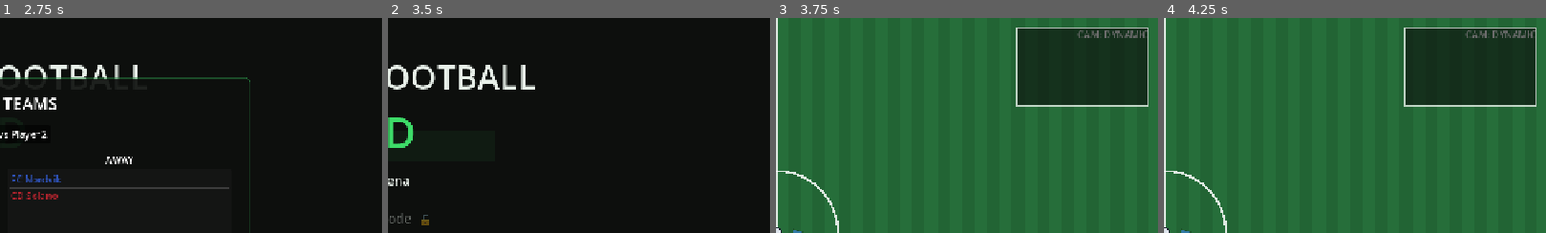
Above: before the commit, frames 1-4 (left to right).
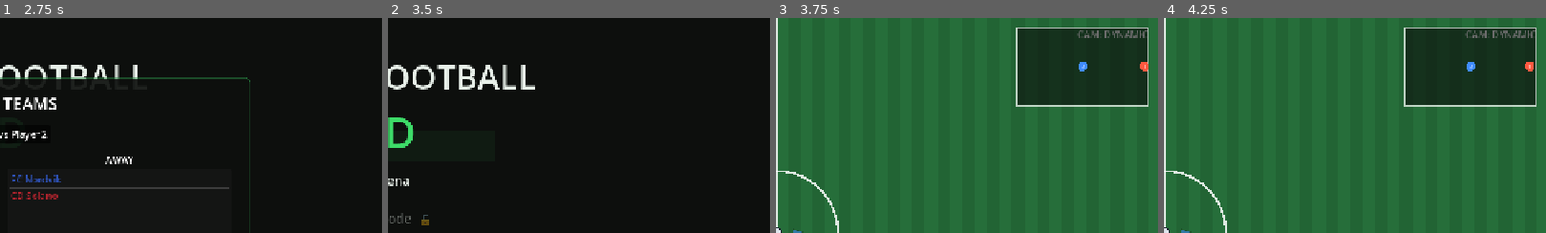
Above: after the commit, the same moments.

Repository: RidgeBridgeStudios/PowerFootball-2D
Game: Godot game, scene res://ui/MainMenu.tscn
Two runs of this game, one before a commit and one after it. Both use one fixed random seed, a clock stepped at 60 frames per second and the inputs below.
Inputs:
- Up to frame 1 (2.75 s): click "⚽ Kick Off" at 0.5 s; click "vs CPU" at 1.25 s; click "vs Player 2" at 2 s
- Up to frame 2 (3.5 s): click "← Back" at 2.75 s
- Up to frame 3 (3.75 s): click "🏟 Practice Arena" at 3.5 s
- Up to frame 4 (4.25 s): no input
The pictures show only the part of the screen within x 50-100%, y 0-50%; the shares and areas given below are measured in that part.

Frames 1-2 are identical in both runs. In frame 3, 0.2% of the frame differs, in the area x 79-98%, y 20-25%; in frame 4, 0.2%, in the area x 79-97%, y 20-25%.
Error before the commit: Parse Error: Class "MatchWorldModel" hides an autoload singleton. (res://autoloads/MatchWorldModel.gd:26)

Commit message:
fix(autoload): remove class_name that shadows autoload singleton in Godot 4.7
Godot 4.7 added a stricter parse check: a script registered as an autoload
singleton cannot also declare class_name with the same name — the engine
already injects the autoload name into the global namespace, so the
class_name declaration is a duplicate that now produces a hard parse error.

The declaration is unnecessary: autoload singletons are always accessed via
their registered name (MatchWorldModel.instance), never via class_name
instantiation. Removing it is a zero-behaviour-change fix.

Diff:
--- a/autoloads/MatchWorldModel.gd
+++ b/autoloads/MatchWorldModel.gd
@@ -22,8 +22,10 @@
 ##          ball_position, ball_velocity, possessor_index,
 ##          get_opponents_of(), get_teammates_of(), nearest_opponent_dist_to()
 ##
-
-class_name MatchWorldModel
+## NOTE: class_name is intentionally absent. This script is registered as an
+## autoload singleton — Godot 4.7+ rejects class_name declarations that shadow
+## the autoload's injected global name. Access via MatchWorldModel.instance.
+##
 extends Node
 
 ## The live singleton. Assigned in _enter_tree() so it is available before any
